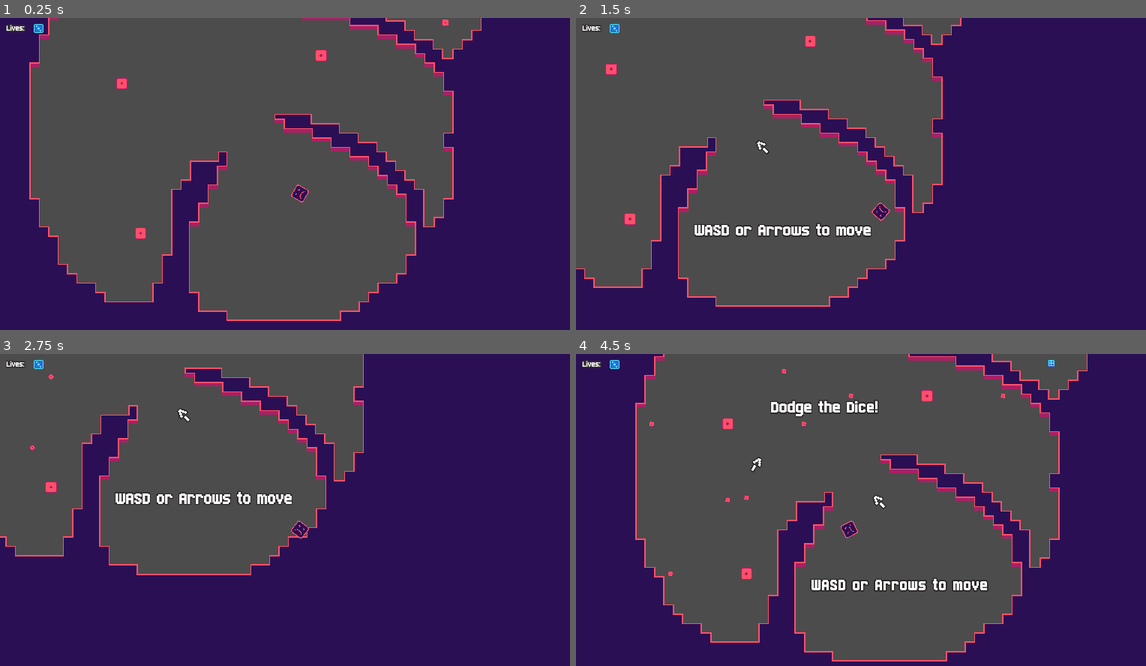
Above: before the commit, frames 1-4 (two rows, left to right).
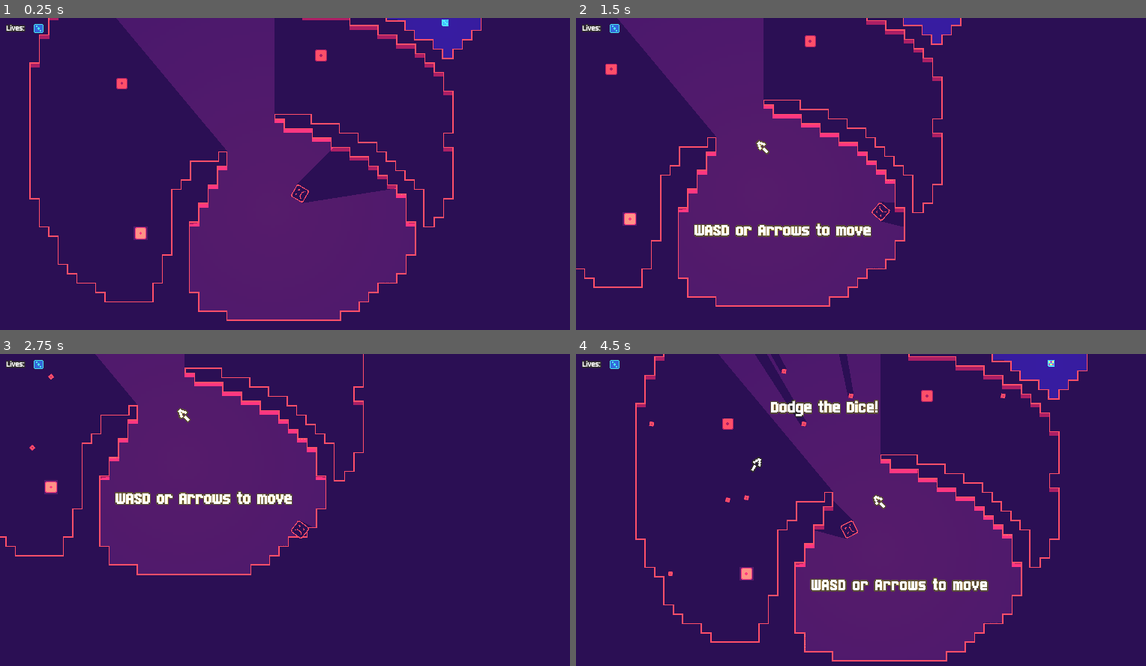
Above: after the commit, the same moments.

Repository: russmatney/dice-nine
Game: Godot game, scene res://src/progression/Level1.tscn
The game is run twice, just before and just after one commit, with the same random seed, the same clock (stepped at 60 frames per second) and the same inputs.
Inputs (mouse positions are in pixels of both pictures, inside the frame that each line leads up to):
- Up to frame 1 (0.25 s): no input
- Up to frame 2 (1.5 s): move the mouse to (1009, 177) at 0.52 s; hold D (move_right) 0.53-1.28 s; hold E (fire) 0.53-1.28 s; move the mouse to (758, 211) at 1.27 s; hold J (move_down) from 1.28 s (still down); right-click (758, 211) at 1.35 s
- Up to frame 3 (2.75 s): move the mouse to (359, 453) at 2.02 s; release J (move_down) at 2.03 s; hold D (move_right) from 2.03 s (still down); hold E (fire) from 2.03 s (still down)
- Up to frame 4 (4.5 s): move the mouse to (843, 600) at 2.77 s; release D (move_right) at 2.78 s; release E (fire) at 2.78 s; hold K (move_up) 2.78-3.53 s; right-click (843, 600) at 2.85 s; move the mouse to (1054, 581) at 3.52 s; hold E (fire) 3.53-4.28 s; hold A (move_left) from 3.53 s (still down); move the mouse to (695, 475) at 4.27 s; right-click (695, 475) at 4.35 s

The runs differ from the first frame. In frame 1, 58% of the frame differs, in the area x 5-85%, y 0-97%; in frame 2, 48%; in frame 3, 35%; in frame 4, 58%.

Commit message:
feat: lighting! probably too much.

Diff:
--- a/resources/2x2-autotiles.tres
+++ b/resources/2x2-autotiles.tres
@@ -1,7 +1,55 @@
-[gd_resource type="TileSet" load_steps=21 format=2]
+[gd_resource type="TileSet" load_steps=37 format=2]
 
 [ext_resource path="res://assets/tiles/2x2_autotiles_sheet.png" type="Texture" id=1]
 [ext_resource path="res://src/tools/TileSetTools.gd" type="Script" id=2]
+
+[sub_resource type="OccluderPolygon2D" id=19]
+polygon = PoolVector2Array( 0, 0, 0, 0, 8, 0, 8, 8, 4, 8, 4, 4, 0, 4 )
+
+[sub_resource type="OccluderPolygon2D" id=20]
+polygon = PoolVector2Array( 4, 0, 8, 0, 8, 4, 4, 4, 4, 8, 0, 8, 0, 8, 0, 4, 4, 4 )
+
+[sub_resource type="OccluderPolygon2D" id=21]
+polygon = PoolVector2Array( 0, 0, 4, 0, 4, 4, 8, 4, 8, 8, 0, 8 )
+
+[sub_resource type="OccluderPolygon2D" id=22]
+polygon = PoolVector2Array( 8, 8, 0, 8, 0, 0, 8, 0 )
+
+[sub_resource type="OccluderPolygon2D" id=23]
+polygon = PoolVector2Array( 0, 0, 4, 0, 4, 8, 0, 8 )
+
+[sub_resource type="OccluderPolygon2D" id=24]
+polygon = PoolVector2Array( 0, 0, 4, 0, 4, 4, 0, 4 )
+
+[sub_resource type="OccluderPolygon2D" id=25]
+polygon = PoolVector2Array( 8, 8, 0, 8, 0, 4, 8, 4 )
+
+[sub_resource type="OccluderPolygon2D" id=26]
+polygon = PoolVector2Array( 0, 8, 0, 0, 8, 0, 8, 4, 4, 4, 4, 8 )
+
+[sub_resource type="OccluderPolygon2D" id=27]
+polygon = PoolVector2Array( 8, 4, 4, 4, 4, 0, 8, 0 )
+
+[sub_resource type="OccluderPolygon2D" id=28]
+polygon = PoolVector2Array( 0, 4, 4, 4, 4, 8, 0, 8 )
+
+[sub_resource type="OccluderPolygon2D" id=35]
+polygon = PoolVector2Array( 0, 0, 0, 0, 4, 0, 4, 4, 8, 4, 8, 8, 4, 8, 4, 4, 0, 4 )
+
+[sub_resource type="OccluderPolygon2D" id=30]
+polygon = PoolVector2Array( 0, 0, 8, 0, 8, 4, 0, 4 )
+
+[sub_resource type="OccluderPolygon2D" id=31]
+polygon = PoolVector2Array( 8, 8, 4, 8, 4, 4, 8, 4 )
+
+[sub_resource type="OccluderPolygon2D" id=32]
+polygon = PoolVector2Array( 8, 8, 4, 8, 4, 0, 8, 0 )
+
+[sub_resource type="OccluderPolygon2D" id=33]
+polygon = PoolVector2Array( 4, 4, 4, 0, 8, 0, 8, 8, 0, 8, 0, 4 )
+
+[sub_resource type="OccluderPolygon2D" id=34]
+polygon = PoolVector2Array( -32, 0, -32, 0, -32, 8, -32, 8 )
 
 [sub_resource type="ConvexPolygonShape2D" id=1]
 points = PoolVector2Array( 0, 0, 0, 0, 8, 0, 8, 8, 4, 8, 4, 4, 0, 4 )
@@ -69,7 +117,7 @@
 0/autotile/icon_coordinate = Vector2( 0, 0 )
 0/autotile/tile_size = Vector2( 8, 8 )
 0/autotile/spacing = 0
-0/autotile/occluder_map = [  ]
+0/autotile/occluder_map = [ Vector2( 0, 0 ), SubResource( 19 ), Vector2( 0, 1 ), SubResource( 20 ), Vector2( 0, 2 ), SubResource( 21 ), Vector2( 0, 3 ), SubResource( 22 ), Vector2( 1, 0 ), SubResource( 23 ), Vector2( 1, 1 ), SubResource( 24 ), Vector2( 1, 2 ), SubResource( 25 ), Vector2( 1, 3 ), SubResource( 26 ), Vector2( 2, 0 ), SubResource( 27 ), Vector2( 2, 2 ), SubResource( 28 ), Vector2( 2, 3 ), SubResource( 35 ), Vector2( 3, 0 ), SubResource( 30 ), Vector2( 3, 1 ), SubResource( 31 ), Vector2( 3, 2 ), SubResource( 32 ), Vector2( 3, 3 ), SubResource( 33 ), Vector2( 8, 0 ), SubResource( 34 ) ]
 0/autotile/navpoly_map = [  ]
 0/autotile/priority_map = [  ]
 0/autotile/z_index_map = [  ]
@@ -195,3 +243,4 @@
 tile_name = "2x2"
 run_gen_collisions = false
 run_clean_collisions = false
+run_copy_colls_to_occs = null
--- /dev/null
+++ b/src/BlueLight.tscn
@@ -0,0 +1,8 @@
+[gd_scene load_steps=2 format=2]
+
+[ext_resource path="res://assets/light6_sheet.png" type="Texture" id=1]
+
+[node name="BlueLight" type="Light2D"]
+texture = ExtResource( 1 )
+texture_scale = 10.0
+shadow_enabled = true
--- a/src/Bullet.tscn
+++ b/src/Bullet.tscn
@@ -95,6 +95,9 @@
 [sub_resource type="RectangleShape2D" id=15]
 extents = Vector2( 8, 8 )
 
+[sub_resource type="OccluderPolygon2D" id=16]
+polygon = PoolVector2Array( -8, -8, -8, 8, 8, 8, 8, -8 )
+
 [node name="Bullet" type="RigidBody2D" groups=["bullets"]]
 gravity_scale = 0.0
 applied_torque = 500.0
@@ -116,5 +119,9 @@
 [node name="CollisionShape2D" type="CollisionShape2D" parent="Area2D"]
 shape = SubResource( 15 )
 
+[node name="LightOccluder2D" type="LightOccluder2D" parent="."]
+show_behind_parent = true
+occluder = SubResource( 16 )
+
 [connection signal="timeout" from="RemoveTimer" to="." method="_on_RemoveTimer_timeout"]
 [connection signal="body_entered" from="Area2D" to="." method="_on_Area2D_body_entered"]
--- a/src/Enemy.tscn
+++ b/src/Enemy.tscn
@@ -8,6 +8,9 @@
 
 [sub_resource type="RectangleShape2D" id=2]
 extents = Vector2( 24, 24 )
+
+[sub_resource type="OccluderPolygon2D" id=3]
+polygon = PoolVector2Array( -24, -24, 24, -24, 24, 24, -24, 24 )
 
 [node name="Enemy" type="KinematicBody2D" groups=["enemies"]]
 script = ExtResource( 2 )
@@ -44,6 +47,10 @@
 [node name="CollisionShape2D" type="CollisionShape2D" parent="Hurtbox"]
 shape = SubResource( 2 )
 
+[node name="LightOccluder2D" type="LightOccluder2D" parent="."]
+show_behind_parent = true
+occluder = SubResource( 3 )
+
 [connection signal="timeout" from="FireTimer" to="." method="_on_FireTimer_timeout"]
 [connection signal="timeout" from="RollTimer" to="." method="_on_RollTimer_timeout"]
 [connection signal="timeout" from="RollingTimer" to="." method="_on_RollingTimer_timeout"]
--- a/src/Player.tscn
+++ b/src/Player.tscn
@@ -8,6 +8,9 @@
 
 [sub_resource type="RectangleShape2D" id=2]
 extents = Vector2( 24, 24 )
+
+[sub_resource type="OccluderPolygon2D" id=3]
+polygon = PoolVector2Array( -24, -24, 24, -24, 24, 24, -24, 24 )
 
 [node name="Player" type="KinematicBody2D" groups=["player"]]
 script = ExtResource( 2 )
@@ -40,4 +43,8 @@
 [node name="CollisionShape2D" type="CollisionShape2D" parent="Hurtbox"]
 shape = SubResource( 2 )
 
+[node name="LightOccluder2D" type="LightOccluder2D" parent="."]
+show_behind_parent = true
+occluder = SubResource( 3 )
+
 [connection signal="timeout" from="RollTimer" to="." method="_on_RollTimer_timeout"]
--- a/src/Upgrade.tscn
+++ b/src/Upgrade.tscn
@@ -1,7 +1,8 @@
-[gd_scene load_steps=17 format=2]
+[gd_scene load_steps=18 format=2]
 
 [ext_resource path="res://assets/dice-roll-rainbow_sheet.png" type="Texture" id=1]
 [ext_resource path="res://src/Upgrade.gd" type="Script" id=2]
+[ext_resource path="res://assets/light6_sheet.png" type="Texture" id=3]
 
 [sub_resource type="AtlasTexture" id=9]
 atlas = ExtResource( 1 )
@@ -98,7 +99,6 @@
 scale = Vector2( 1.5, 1.5 )
 frames = SubResource( 14 )
 animation = "roll"
-frame = 2
 playing = true
 
 [node name="Area2D" type="Area2D" parent="."]
@@ -106,4 +106,9 @@
 [node name="CollisionShape2D" type="CollisionShape2D" parent="Area2D"]
 shape = SubResource( 15 )
 
+[node name="Light2D" type="Light2D" parent="."]
+texture = ExtResource( 3 )
+texture_scale = 10.0
+shadow_enabled = true
+
 [connection signal="body_entered" from="Area2D" to="." method="_on_Area2D_body_entered"]
--- /dev/null
+++ b/src/YellowLight.tscn
@@ -0,0 +1,8 @@
+[gd_scene load_steps=2 format=2]
+
+[ext_resource path="res://assets/light2_sheet.png" type="Texture" id=1]
+
+[node name="YellowLight" type="Light2D"]
+texture = ExtResource( 1 )
+texture_scale = 10.0
+shadow_enabled = true
--- a/src/progression/Level1.gd
+++ b/src/progression/Level1.gd
@@ -58,7 +58,7 @@
 
 func _on_upgrade_collected(upgrade):
   ._on_upgrade_collected(upgrade)
-  yield(get_tree().create_timer(2), "timeout")
+  yield(get_tree().create_timer(0.1), "timeout")
   roll_directions.visible = true
 
 # _on_player_rolled #######################################################################
--- a/src/progression/Level1.tscn
+++ b/src/progression/Level1.tscn
@@ -6,9 +6,15 @@
 [ext_resource path="res://src/Upgrade.tscn" type="PackedScene" id=4]
 [ext_resource path="res://src/progression/in-game-message.tres" type="DynamicFont" id=5]
 [ext_resource path="res://src/progression/LevelPortal.tscn" type="PackedScene" id=6]
+[ext_resource path="res://assets/bg1_sheet.png" type="Texture" id=7]
+[ext_resource path="res://src/YellowLight.tscn" type="PackedScene" id=8]
 
 [node name="Level1" type="Node2D"]
 script = ExtResource( 2 )
+
+[node name="Background" type="Sprite" parent="."]
+scale = Vector2( 10, 10 )
+texture = ExtResource( 7 )
 
 [node name="3x3TileMap" parent="." instance=ExtResource( 1 )]
 tile_data = PoolIntArray( -3801149, 0, 8, -3801148, 0, 10, -3801147, 0, 10, -3801146, 0, 10, -3801145, 0, 10, -3801144, …(208133 unchanged characters)…
@@ -125,3 +131,8 @@
 bbcode_enabled = true
 bbcode_text = "[center]Right click to roll[/center]"
 text = "Right click to roll"
+
+[node name="YellowLight" parent="." instance=ExtResource( 8 )]
+
+[node name="YellowLight2" parent="." instance=ExtResource( 8 )]
+position = Vector2( -456, 88 )
--- a/src/progression/Level2.tscn
+++ b/src/progression/Level2.tscn
@@ -6,9 +6,15 @@
 [ext_resource path="res://src/progression/Level2.gd" type="Script" id=4]
 [ext_resource path="res://src/progression/LevelPortal.tscn" type="PackedScene" id=5]
 [ext_resource path="res://src/progression/in-game-message.tres" type="DynamicFont" id=6]
+[ext_resource path="res://assets/bg1_sheet.png" type="Texture" id=7]
+[ext_resource path="res://src/YellowLight.tscn" type="PackedScene" id=8]
 
 [node name="Level2" type="Node2D"]
 script = ExtResource( 4 )
+
+[node name="Background" type="Sprite" parent="."]
+scale = Vector2( 10, 10 )
+texture = ExtResource( 7 )
 
 [node name="2x2TileMap" parent="." instance=ExtResource( 3 )]
 tile_data = PoolIntArray( -1114138, 0, 65539, -1114137, 0, 131073, -1114136, 0, 131073, -1114135, 0, 131073, -1114134,  …(44763 unchanged characters)…
@@ -18,9 +24,6 @@
 
 [node name="Portal" parent="." instance=ExtResource( 5 )]
 position = Vector2( -152, 152 )
-
-[node name="Upgrade" parent="." instance=ExtResource( 2 )]
-position = Vector2( 736, -352 )
 
 [node name="Enemy" parent="." instance=ExtResource( 1 )]
 position = Vector2( -264, -256 )
@@ -42,6 +45,9 @@
 position = Vector2( 136, -32 )
 available_sides = [ "two" ]
 
+[node name="Upgrade" parent="." instance=ExtResource( 2 )]
+position = Vector2( 736, -352 )
+
 [node name="RollDirections" type="RichTextLabel" parent="."]
 margin_left = 648.0
 margin_top = -256.0
@@ -51,3 +57,9 @@
 bbcode_enabled = true
 bbcode_text = "[center]Right click to roll[/center]"
 text = "Right click to roll"
+
+[node name="YellowLight" parent="." instance=ExtResource( 8 )]
+position = Vector2( -344, 336 )
+
+[node name="YellowLight2" parent="." instance=ExtResource( 8 )]
+position = Vector2( 800, 208 )
--- a/src/progression/Level3.tscn
+++ b/src/progression/Level3.tscn
@@ -1,13 +1,19 @@
-[gd_scene load_steps=6 format=2]
+[gd_scene load_steps=8 format=2]
 
 [ext_resource path="res://src/progression/EnemyStart.tscn" type="PackedScene" id=1]
 [ext_resource path="res://src/TileMaps/3x3TileMap.tscn" type="PackedScene" id=2]
 [ext_resource path="res://src/progression/LevelPortal.tscn" type="PackedScene" id=3]
 [ext_resource path="res://src/Upgrade.tscn" type="PackedScene" id=4]
 [ext_resource path="res://src/progression/Level3.gd" type="Script" id=5]
+[ext_resource path="res://assets/bg1_sheet.png" type="Texture" id=6]
+[ext_resource path="res://src/YellowLight.tscn" type="PackedScene" id=7]
 
 [node name="Level3" type="Node2D"]
 script = ExtResource( 5 )
+
+[node name="Background" type="Sprite" parent="."]
+scale = Vector2( 10, 10 )
+texture = ExtResource( 6 )
 
 [node name="PlayerStart" type="Position2D" parent="."]
 position = Vector2( -472, 168 )
@@ -24,77 +30,97 @@
 [node name="3x3TileMap" parent="." instance=ExtResource( 2 )]
 tile_data = PoolIntArray( -3801149, 0, 8, -3801148, 0, 10, -3801147, 0, 10, -3801146, 0, 10, -3801145, 0, 10, -3801144, …(222190 unchanged characters)…
 
-[node name="EnemyStart" parent="." instance=ExtResource( 1 )]
+[node name="Node" type="Node" parent="."]
+
+[node name="EnemyStart" parent="Node" instance=ExtResource( 1 )]
 position = Vector2( 648, -288 )
 initial_side = "two"
 
-[node name="EnemyStart2" parent="." instance=ExtResource( 1 )]
+[node name="EnemyStart2" parent="Node" instance=ExtResource( 1 )]
 position = Vector2( 552, -288 )
 initial_side = "two"
 
-[node name="EnemyStart3" parent="." instance=ExtResource( 1 )]
+[node name="EnemyStart3" parent="Node" instance=ExtResource( 1 )]
 position = Vector2( 456, -292 )
 initial_side = "three"
 
-[node name="EnemyStart4" parent="." instance=ExtResource( 1 )]
+[node name="EnemyStart4" parent="Node" instance=ExtResource( 1 )]
 position = Vector2( 288, -288 )
 initial_side = "two"
 
-[node name="EnemyStart5" parent="." instance=ExtResource( 1 )]
+[node name="EnemyStart5" parent="Node" instance=ExtResource( 1 )]
 position = Vector2( 208, -272 )
 initial_side = "two"
 other_sides = [ "one" ]
 
-[node name="EnemyStart15" parent="." instance=ExtResource( 1 )]
+[node name="EnemyStart15" parent="Node" instance=ExtResource( 1 )]
 position = Vector2( 650, -18 )
 initial_side = "two"
 
-[node name="EnemyStart16" parent="." instance=ExtResource( 1 )]
+[node name="EnemyStart16" parent="Node" instance=ExtResource( 1 )]
 position = Vector2( 554, -18 )
 
-[node name="EnemyStart17" parent="." instance=ExtResource( 1 )]
+[node name="EnemyStart17" parent="Node" instance=ExtResource( 1 )]
 position = Vector2( 458, -22 )
 initial_side = "two"
 
-[node name="EnemyStart18" parent="." instance=ExtResource( 1 )]
+[node name="EnemyStart18" parent="Node" instance=ExtResource( 1 )]
 position = Vector2( 290, -18 )
 
-[node name="EnemyStart19" parent="." instance=ExtResource( 1 )]
+[node name="EnemyStart19" parent="Node" instance=ExtResource( 1 )]
 position = Vector2( 210, -2 )
 initial_side = "two"
 
-[node name="EnemyStart6" parent="." instance=ExtResource( 1 )]
+[node name="EnemyStart6" parent="Node" instance=ExtResource( 1 )]
 position = Vector2( -64, -224 )
 
-[node name="EnemyStart7" parent="." instance=ExtResource( 1 )]
+[node name="EnemyStart7" parent="Node" instance=ExtResource( 1 )]
 position = Vector2( 56, -216 )
 
-[node name="EnemyStart8" parent="." instance=ExtResource( 1 )]
+[node name="EnemyStart8" parent="Node" instance=ExtResource( 1 )]
 position = Vector2( -392, -152 )
 initial_side = "two"
 other_sides = [ "one" ]
 
-[node name="EnemyStart9" parent="." instance=ExtResource( 1 )]
+[node name="EnemyStart9" parent="Node" instance=ExtResource( 1 )]
 position = Vector2( -216, -184 )
 
-[node name="EnemyStart10" parent="." instance=ExtResource( 1 )]
+[node name="EnemyStart10" parent="Node" instance=ExtResource( 1 )]
 position = Vector2( 842, 370 )
 initial_side = "three"
 
-[node name="EnemyStart11" parent="." instance=ExtResource( 1 )]
+[node name="EnemyStart11" parent="Node" instance=ExtResource( 1 )]
 position = Vector2( 570, 418 )
 initial_side = "three"
 
-[node name="EnemyStart12" parent="." instance=ExtResource( 1 )]
+[node name="EnemyStart12" parent="Node" instance=ExtResource( 1 )]
 position = Vector2( 690, 426 )
 initial_side = "three"
 
-[node name="EnemyStart13" parent="." instance=ExtResource( 1 )]
+[node name="EnemyStart13" parent="Node" instance=ExtResource( 1 )]
 position = Vector2( 50, 410 )
 initial_side = "three"
 other_sides = [ "two", "one" ]
 
-[node name="EnemyStart14" parent="." instance=ExtResource( 1 )]
+[node name="EnemyStart14" parent="Node" instance=ExtResource( 1 )]
 position = Vector2( 226, 378 )
 initial_side = "three"
 other_sides = [ "one", "two" ]
+
+[node name="YellowLight" parent="." instance=ExtResource( 7 )]
+position = Vector2( -400, 240 )
+
+[node name="YellowLight2" parent="." instance=ExtResource( 7 )]
+position = Vector2( 640, -360 )
+
+[node name="YellowLight3" parent="." instance=ExtResource( 7 )]
+position = Vector2( 1080, -328 )
+
+[node name="YellowLight4" parent="." instance=ExtResource( 7 )]
+position = Vector2( 1040, 152 )
+
+[node name="YellowLight5" parent="." instance=ExtResource( 7 )]
+position = Vector2( 600, -112 )
+
+[node name="YellowLight6" parent="." instance=ExtResource( 7 )]
+position = Vector2( 160, 312 )
--- a/src/progression/LevelPortal.tscn
+++ b/src/progression/LevelPortal.tscn
@@ -1,7 +1,8 @@
-[gd_scene load_steps=18 format=2]
+[gd_scene load_steps=19 format=2]
 
 [ext_resource path="res://assets/dice-roll-rainbow_sheet.png" type="Texture" id=1]
 [ext_resource path="res://src/progression/LevelPortal.gd" type="Script" id=2]
+[ext_resource path="res://assets/light6_sheet.png" type="Texture" id=3]
 
 [sub_resource type="RectangleShape2D" id=15]
 extents = Vector2( 32, 32 )
@@ -116,4 +117,9 @@
 frame = 5
 playing = true
 
+[node name="Light2D" type="Light2D" parent="."]
+texture = ExtResource( 3 )
+texture_scale = 10.0
+shadow_enabled = true
+
 [connection signal="body_entered" from="Area2D" to="." method="_on_Area2D_body_entered"]
--- a/src/tools/TileSetTools.gd
+++ b/src/tools/TileSetTools.gd
@@ -139,6 +139,7 @@
       print("skipping overwrite of existing occluder! ", tile_id, " ", autotile_coord)
       continue
 
+    # TODO bug - this only copies one collision shape per coord!
     var new_occluder = OccluderPolygon2D.new()
     new_occluder.polygon = d["shape"].points
     print("new occluder: ", new_occluder.polygon, " for shape: ", d["shape"].points)
Binary file added: assets/bg3.aseprite
Binary file added: assets/bg3_sheet.png
Not shown, added: assets/bg3_sheet.png.import
Binary file added: assets/bg4.aseprite
Binary file added: assets/bg4_sheet.png
Not shown, added: assets/bg4_sheet.png.import
Binary file added: assets/bg5.aseprite
Binary file added: assets/bg5_sheet.png
Not shown, added: assets/bg5_sheet.png.import
Binary file added: assets/bg6.aseprite
Binary file added: assets/bg6_sheet.png
Not shown, added: assets/bg6_sheet.png.import
(and 11 more such lines)
